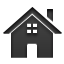
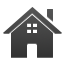
Layered file, before and after one edit (64×64). Changes by layer:
removed layer "Layer 11" over (x1=3, y1=7, x2=62, y2=58)
added layer "Layer #1" above "Layer" over (x1=3, y1=7, x2=62, y2=58)
